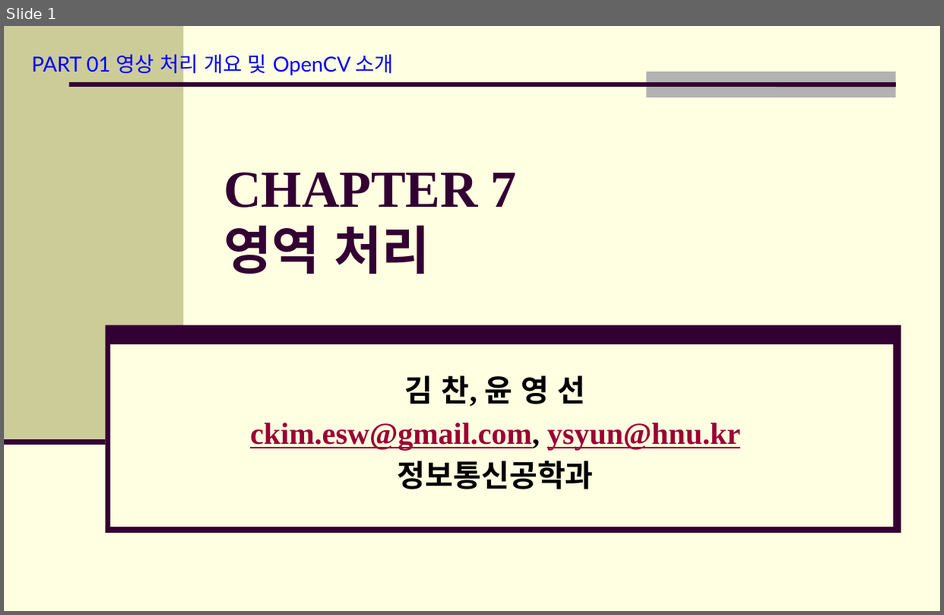
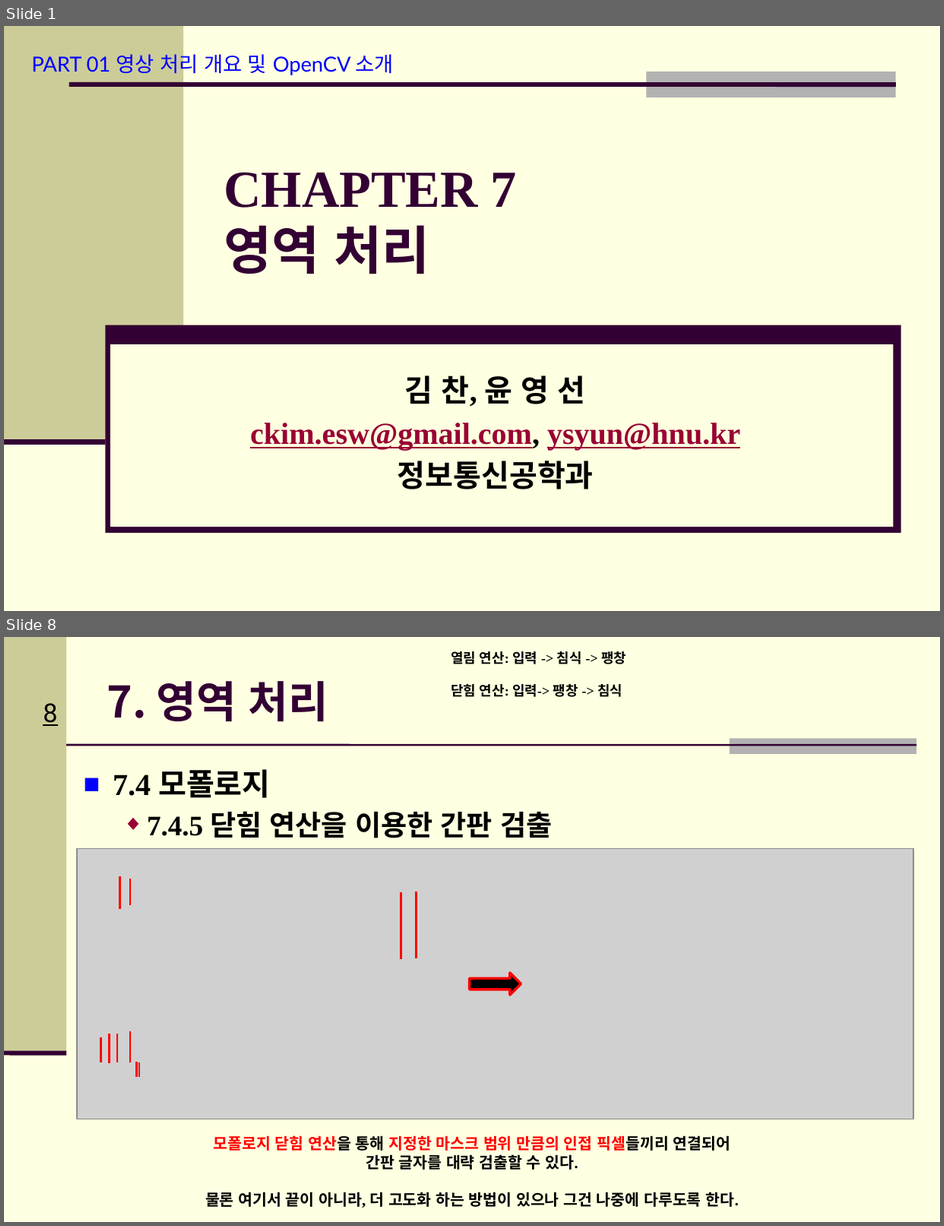
Before and after one commit to Hitbee-dev/OpenCV-Python, a slide deck: 2022-11-29/documents/CH_07 영역 처리 & CH_08 기하학 처리.pptx. Shown one above the other, each under a label of ours: slide 1 before the commit, slides 1 and 8 after it; the slides between them are not shown. The pictures are 944x615 and 944x1226 pixels, drawn with LibreOffice and Linux fonts; fonts in the diff are those of the drawing; grey boxes stand for pictures; background and template pictures are left out. Boxes give left, top, right and bottom in pixels: in the first picture for what was removed or moved away, otherwise in the second. Text is boxed around its words. In the diff, an @@ line names an element or a change of style, - is before the commit and + after.

```diff
--- a/2022-11-29/documents/CH_07 영역 처리 & CH_08 기하학 처리.pptx
+++ b/2022-11-29/documents/CH_07 영역 처리 & CH_08 기하학 처리.pptx
@@ slide 8 added at (4, 637, 940, 1222), background #FFFFE1 @@
@@ rectangle added at (4, 637, 67, 1053), fill #CCCC99 @@
@@ text added at (451, 651, 626, 697), 10.5 pt, text #000000, bold @@
+열림 연산: 입력 -> 침식 -> 팽창
+닫힘 연산: 입력-> 팽창 -> 침식
@@ title added at (107, 681, 329, 721), 33.3 pt, text #330033, bold @@
+7. 영역 처리
@@ page number added at (43, 703, 57, 726), 20 pt, text #000000, underline @@
+8
@@ line added from (67, 745) to (917, 745), #330033 1.5 pt @@
@@ rectangle added at (730, 738, 917, 754), fill #B2B2B2 @@
@@ text added at (113, 769, 552, 838), 21.7 pt, text #000000, bold @@
+■ 7.4 모폴로지
+  ◆ 7.4.5 닫힘 연산을 이용한 간판 검출
@@ picture added at (77, 848, 914, 1119) @@
@@ group added at (101, 876, 416, 1077): 10 lines @@
@@ right arrow added at (469, 973, 521, 996), fill #000000, outline #FF0000 2 pt @@
@@ line added from (4, 1053) to (67, 1053), #330033 3.5 pt @@
@@ text added at (205, 1136, 740, 1208), 12 pt, text #000000, bold @@
+모폴로지 닫힘 연산을 통해 지정한 마스크 범위 만큼의 인접 픽셀들끼리 연결되어
+간판 글자를 대략 검출할 수 있다.
+물론 여기서 끝이 아니라, 더 고도화 하는 방법이 있으나 그건 나중에 다루도록 한다.
```
Also in this commit, not shown: 1 slide changed, 12 other slides added, 3 other files.
